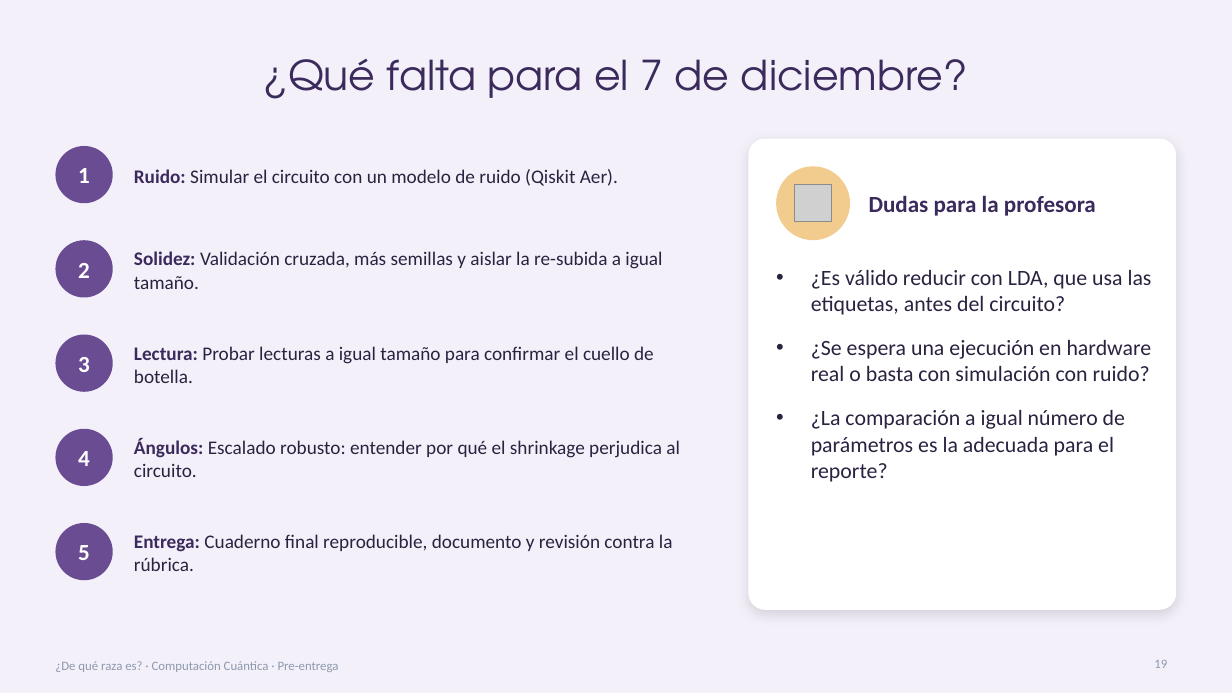
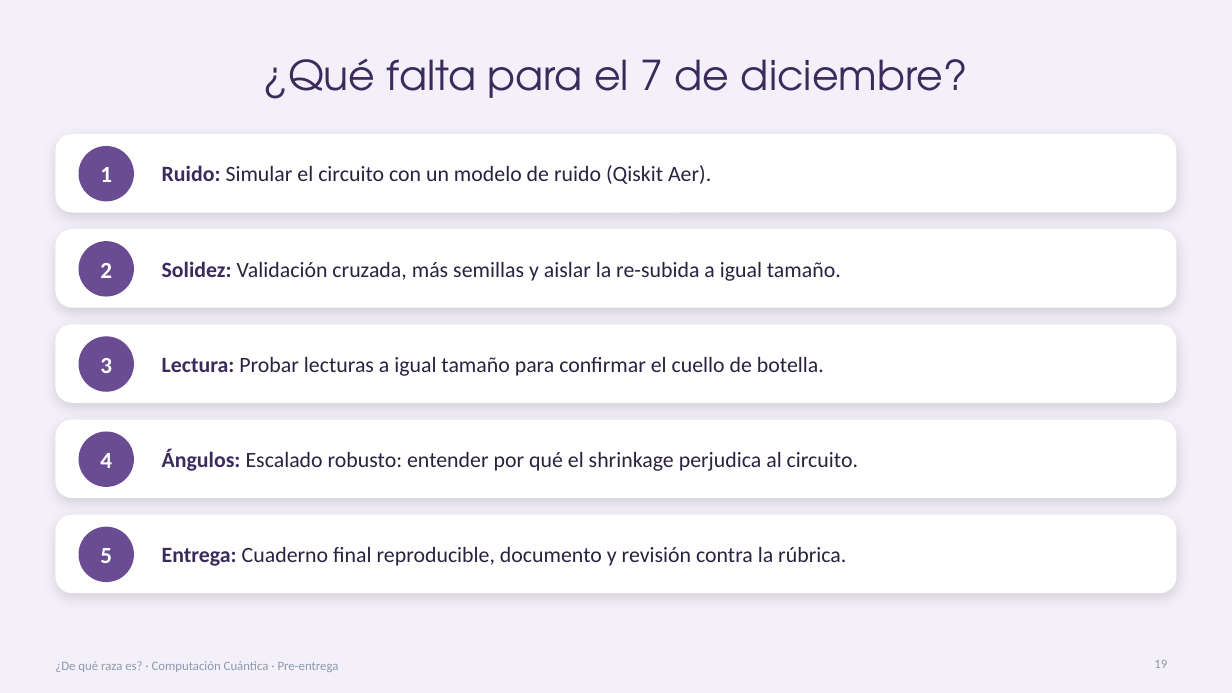
Before and after one commit to KarlaRoChi/Proyecto-FInal-Compu-Cuantica, a slide deck: slide 19 of Presentacion/Presentacion_Preentrega.pptx. Drawn at 1232x693 pixels with LibreOffice and Linux fonts; fonts in the diff are those of the drawing; grey boxes stand for pictures. Boxes give left, top, right and bottom in pixels: in the first picture for what was removed or moved away, otherwise in the second. Text is boxed around its words. In the diff, an @@ line names an element or a change of style, - is before the commit and + after.

```diff
--- a/Presentacion/Presentacion_Preentrega.pptx
+++ b/Presentacion/Presentacion_Preentrega.pptx
@@ rounded rectangle added at [55,134,1177,213], fill #FFFFFF @@
@@ 3 texts, 2 ellipses: place and size @@
-3 texts, 2 ellipses at [55,146,113,372]
+3 texts, 2 ellipses at [79,146,134,373]
@@ text "Ruido: Simular el circuito con ...": place and size @@
-text "Ruido: Simular el circuito con ..." at [134,169,618,186]
+text "Ruido: Simular el circuito con ..." at [162,165,711,184]
@@ rounded rectangle removed at [749,139,1177,610] @@
@@ ellipse removed at [776,166,850,240] @@
@@ picture removed at [795,185,832,222] @@
@@ text removed at [869,195,1096,216] @@
-Dudas para la profesora
@@ rounded rectangle added at [55,229,1177,308], fill #FFFFFF @@
@@ size 15 to 17 pt in 5 elements at [162,165,711,184], [162,357,824,376], [162,449,858,471], [162,547,846,566], [162,261,841,281] @@
@@ text "Solidez: Validación cruzada, más semillas ...": place and size @@
-text "Solidez: Validación cruzada, más semillas ..." at [134,251,662,289]
+text "Solidez: Validación cruzada, más semillas ..." at [162,261,841,281]
@@ text removed at [811,270,1152,482] @@
-• ¿Es válido reducir con LDA, que usa las etiquetas, antes del circuito?
-• ¿Se espera una ejecución en hardware real o basta con simulación con ruido?
-• ¿La comparación a igual número de parámetros es la adecuada para el reporte?
@@ rounded rectangle added at [55,324,1177,403], fill #FFFFFF @@
@@ text "Lectura: Probar lecturas a igual ...": place and size @@
-text "Lectura: Probar lecturas a igual ..." at [134,346,654,383]
+text "Lectura: Probar lecturas a igual ..." at [162,357,824,376]
@@ ellipse: place and size @@
-ellipse at [55,429,113,486]
+ellipse at [79,336,134,392]
@@ rounded rectangle added at [55,420,1177,498], fill #FFFFFF @@
@@ ellipse: place and size @@
-ellipse at [55,335,113,392]
+ellipse at [79,432,134,487]
@@ text "Ángulos: Escalado robusto: entender por ...": place and size @@
-text "Ángulos: Escalado robusto: entender por ..." at [134,438,680,477]
+text "Ángulos: Escalado robusto: entender por ..." at [162,449,858,471]
@@ rounded rectangle added at [55,515,1177,593], fill #FFFFFF @@
@@ 2 texts, 1 ellipse: place and size @@
-2 texts, 1 ellipse at [55,451,113,580]
+2 texts, 1 ellipse at [79,453,134,582]
@@ text "Entrega: Cuaderno final reproducible, documento ...": place and size @@
-text "Entrega: Cuaderno final reproducible, documento ..." at [134,534,673,571]
+text "Entrega: Cuaderno final reproducible, documento ..." at [162,547,846,566]
```
Also in this commit, not shown: 2 other files.
